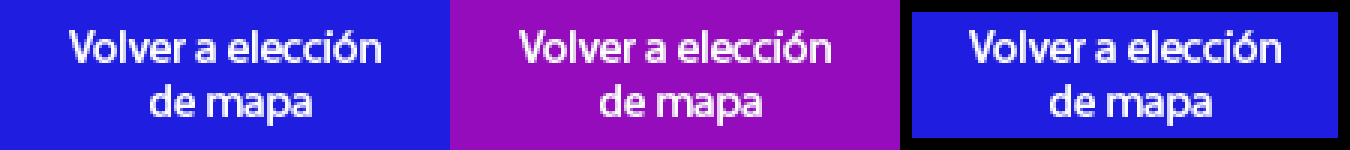
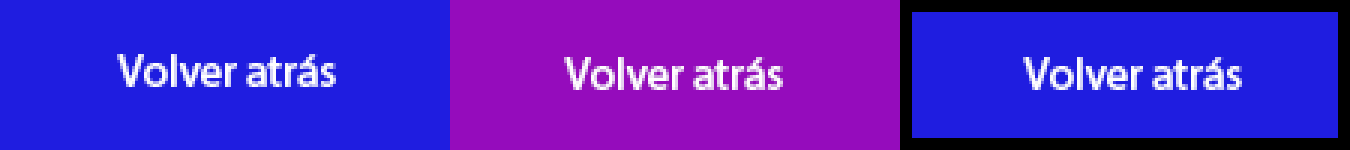
Layers edited between the first and the second 1350×150 image:
added layer "Volver atrás copy 2" above "Volver atrás copy" over (x1=1023, y1=57, x2=1242, y2=90)
added layer "Volver atrás copy" above "Rectangle 1" over (x1=564, y1=57, x2=783, y2=90)
hid "Volver a elección de mapa copy 2" over (x1=969, y1=30, x2=1281, y2=126)
hid "Volver a elección de mapa copy" over (x1=519, y1=30, x2=831, y2=126)
renamed "Volver a elección de mapa" to "Volver atrás", painted on it over (x1=69, y1=30, x2=381, y2=126)
